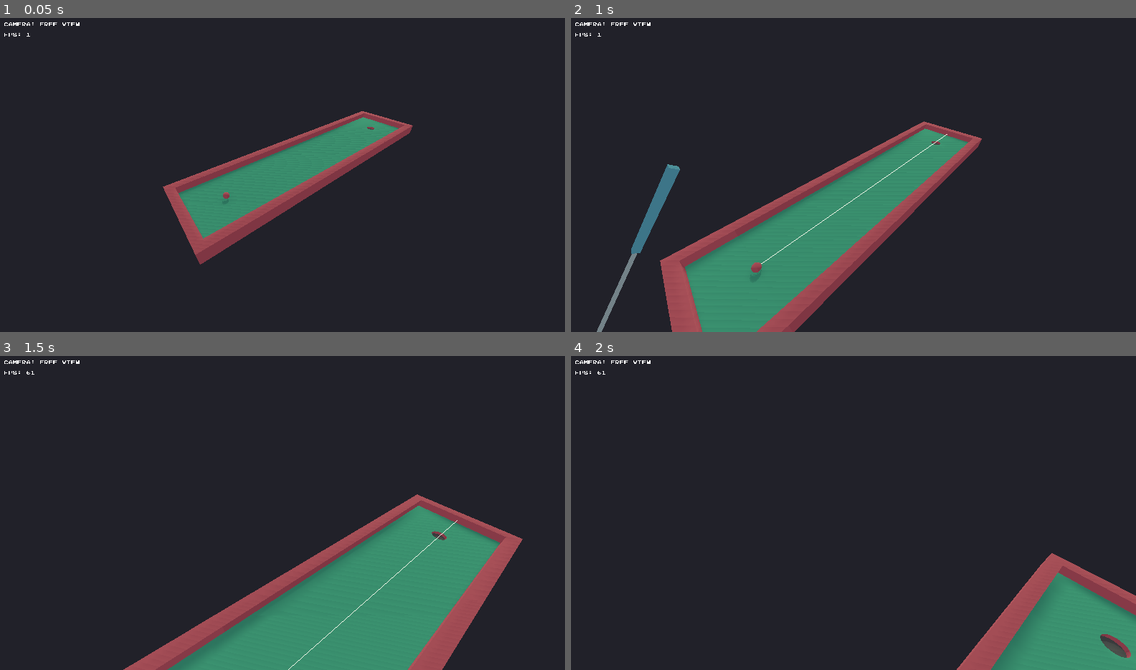
Above: before the commit, frames 1-4 (two rows, left to right).
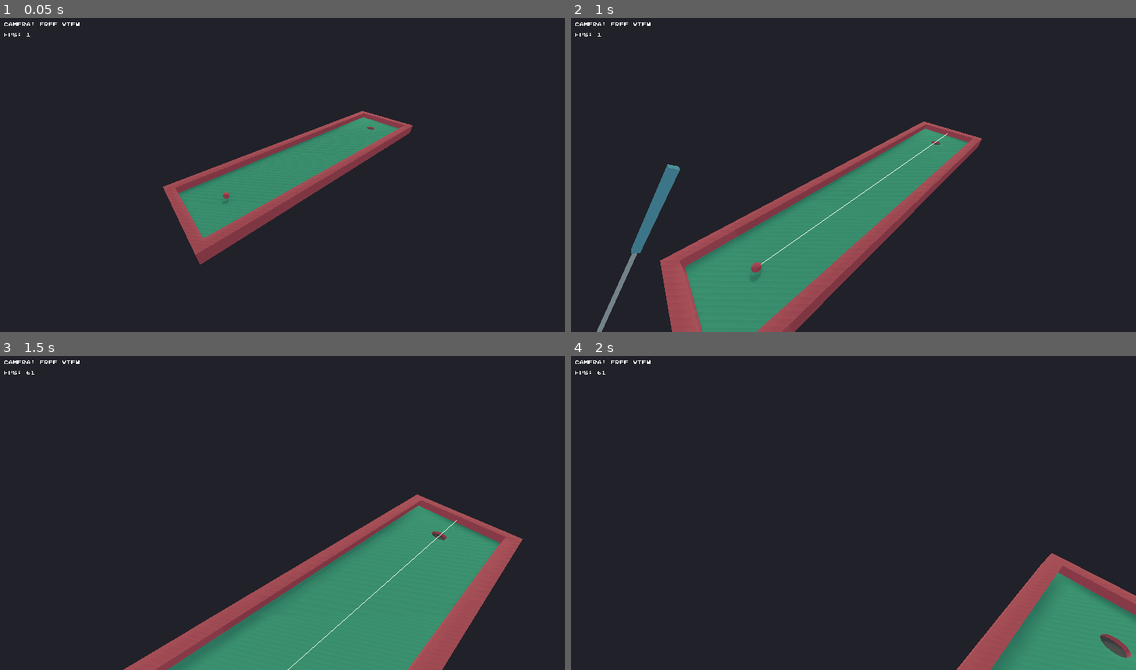
Above: after the commit, the same moments.

Repository: RobTheFiveNine/golf-jam
Game: Godot game, scene res://Levels/1/Level_1.tscn
Two runs of this game, one before a commit and one after it. Both use one fixed random seed, a clock stepped at 60 frames per second and the inputs below.
Inputs (mouse positions are in pixels of both pictures, inside the frame that each line leads up to):
- Up to frame 1 (0.05 s): no input
- Up to frame 2 (1 s): tap Enter at 0.5 s; move the mouse to (881, 168) at 0.52 s; hold W (move_forward) from 0.53 s (still down); tap Space (action) at 0.6 s
- Up to frame 3 (1.5 s): keep holding W (move_forward); move the mouse to (248, 509) at 1.27 s; tap Space (action) at 1.35 s
- Up to frame 4 (2 s): keep holding W (move_forward)

Frame 1 is identical in both runs. In frame 2, less than 0.1% of the frame differs, in the area x 33-67%, y 36-79%; in frame 3, less than 0.1%, in the area x 50-81%, y 52-100%; in frame 4, nothing differs.

Commit message:
Stop aim assist following the club animation and tweak position

Diff:
--- a/Prefabs/Clubs/ClubBlue.tscn
+++ b/Prefabs/Clubs/ClubBlue.tscn
@@ -294,7 +294,7 @@
 [node name="Mesh" type="Spatial" parent="."]
 
 [node name="RayCast" type="RayCast" parent="Mesh"]
-transform = Transform( 1, 0, 0, 0, 1, 0, 0, 0, 1, 0, -1.93762, 0.106772 )
+transform = Transform( 1, 0, 0, 0, 1, 0, 0, 0, 1, -0.172, -1.934, 0.098 )
 enabled = true
 cast_to = Vector3( -10, 0, 0 )
 
--- a/Scripts/Club.gd
+++ b/Scripts/Club.gd
@@ -16,15 +16,18 @@
     self.transform.origin = ball.global_transform.origin
     var offset = Vector3(0.15, 1.93, -0.1)
     mesh.transform.origin = offset
+    # aim_cast.transform.origin = to_local(ball.global_transform.origin)
     visible = true
     draw_aim_assist()
     animation_player.play("Reset")
 
 func draw_aim_assist():
+    var collision_point = aim_cast.get_collision_point()
+
     aim_line.clear()
     aim_line.begin(Mesh.PRIMITIVE_LINE_STRIP)
     aim_line.add_vertex(to_local(ball.global_transform.origin))
-    aim_line.add_vertex(to_local(aim_cast.get_collision_point()))
+    aim_line.add_vertex(to_local(collision_point))
     aim_line.end()
 
 func _ready():
@@ -36,6 +39,7 @@
         return
 
     if Input.is_action_just_pressed("action"):
+        input_disabled = true
         animation_player.play("Slow_Swing")
 
 func _process(delta):
@@ -57,13 +61,12 @@
             rotate_y(((aim_speed * delta) * -1) * modifier)
             aim_altered = true
 
-    if aim_altered:
-        draw_aim_assist()
+    draw_aim_assist()
 
 func hit_ball():
     aim_line.clear()
-    input_disabled = true
     ball.sleeping = false
+
     var impulse = global_transform.basis.x * 5 * -1
     ball.apply_central_impulse(impulse)
 
